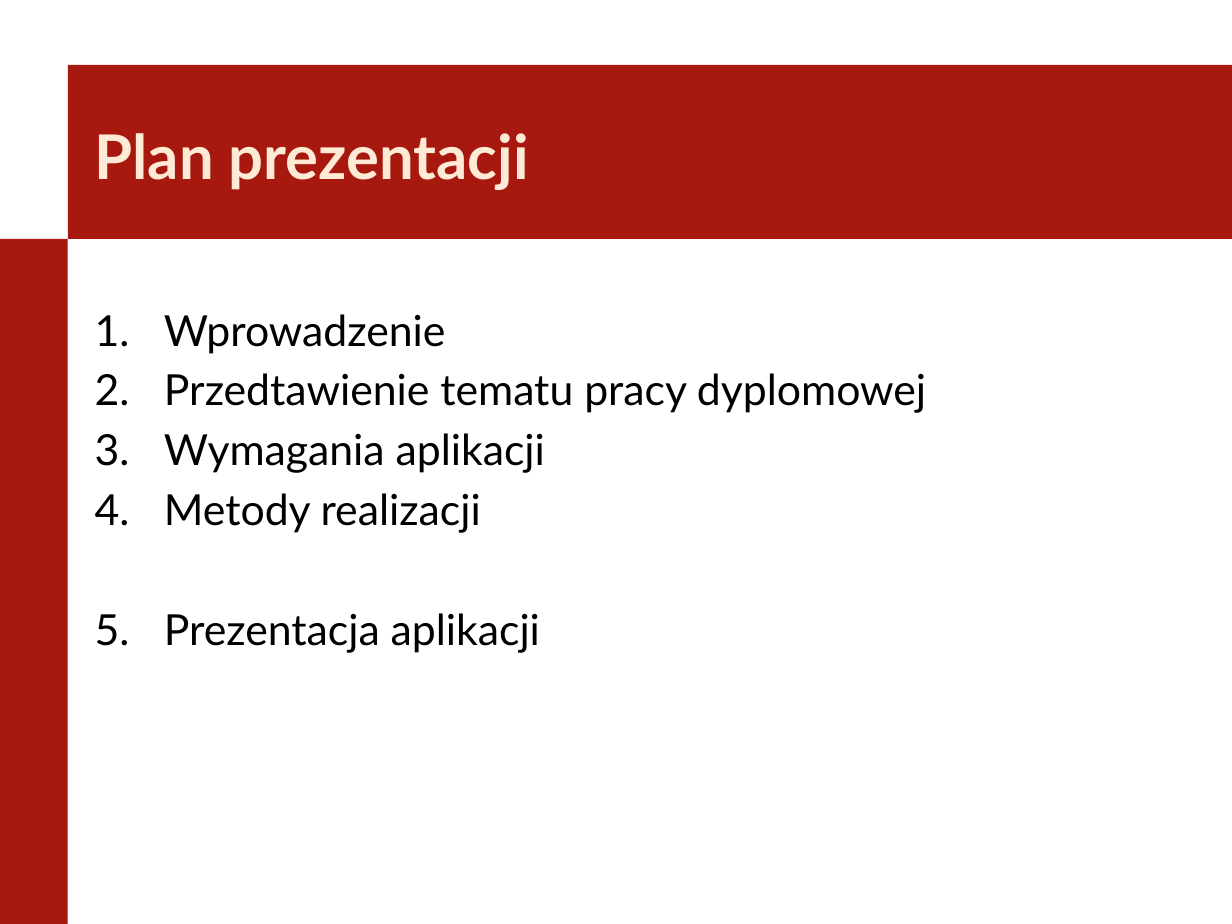
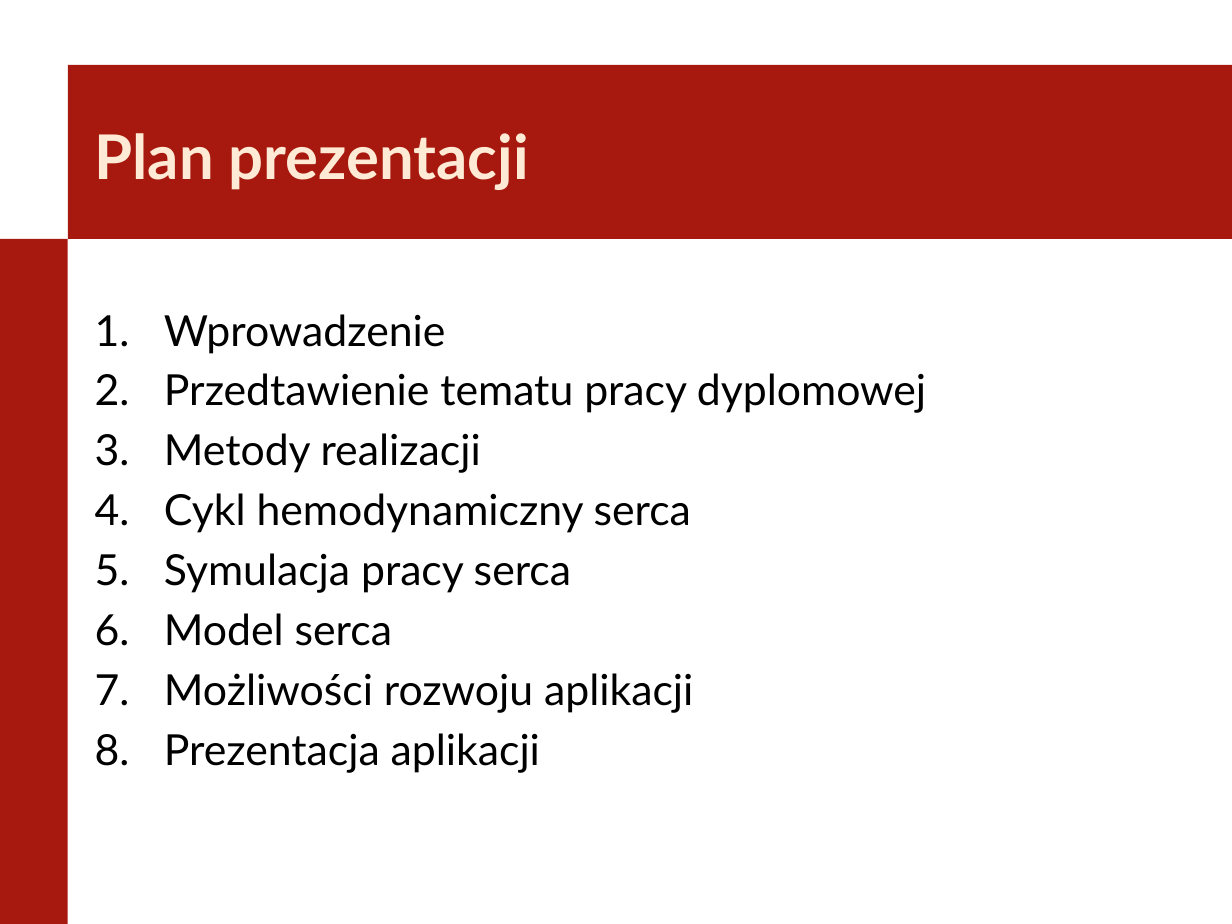
Before and after one commit to Szynal/PWR-W4-INF, a slide deck: slide 2 of Seminarium Dyplomowe/SeminariumDyplomowe_PracaDyplomowa.pptx. Drawn at 1232x924 pixels with LibreOffice and Linux fonts; fonts in the diff are those of the drawing; background and template pictures are left out. Boxes give left, top, right and bottom in pixels: in the first picture for what was removed or moved away, otherwise in the second. Text is boxed around its words. In the diff, an @@ line names an element or a change of style, - is before the commit and + after.

```diff
--- a/Seminarium Dyplomowe/SeminariumDyplomowe_PracaDyplomowa.pptx
+++ b/Seminarium Dyplomowe/SeminariumDyplomowe_PracaDyplomowa.pptx
@@ text at [164, 433, 545, 473]: paragraph removed @@
-3. Wymagania aplikacji
@@ text at [164, 493, 693, 713]: paragraphs added @@
+4. Cykl hemodynamiczny serca
+5. Symulacja pracy serca
+6. Model serca
+7. Możliwości rozwoju aplikacji
```
Also in this commit, not shown: 3 other slides changed, 6 slides added, 9 slides removed.
